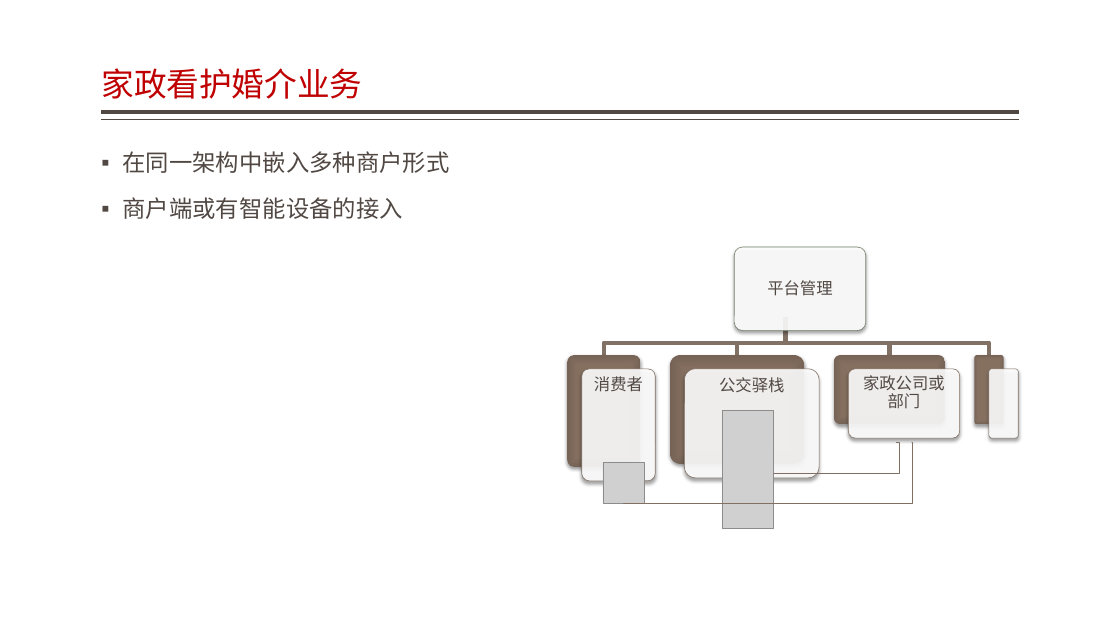
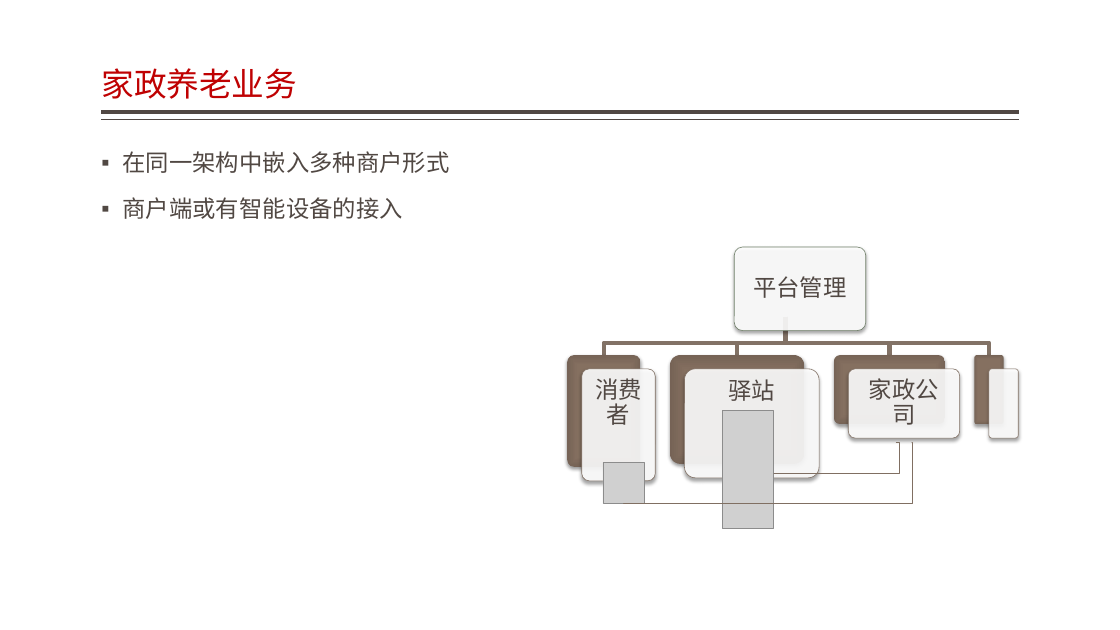
Before and after one commit to jzgi/chainsmart, a slide deck: slide 31 of Docs/品链应用参考设计.pptx. Drawn at 1120x630 pixels with LibreOffice and Linux fonts; fonts in the diff are those of the drawing; grey boxes stand for pictures. Boxes give left, top, right and bottom in pixels: in the first picture for what was removed or moved away, otherwise in the second. Text is boxed around its words. In the diff, an @@ line names an element or a change of style, - is before the commit and + after.

```diff
--- a/Docs/品链应用参考设计.pptx
+++ b/Docs/品链应用参考设计.pptx
@@ title at <box>101,68,297,99</box>: text changed @@
-家政看护婚介业务
+家政养老业务
@@ text "平台管理" at <box>753,276,846,298</box>: size 14 to 20 pt; more space between paragraphs @@
@@ text "消费者" at <box>595,378,642,425</box>: size 14 to 20 pt; more space between paragraphs @@
@@ text at <box>728,379,775,401</box>: text changed; size 14 to 20 pt @@
-公交驿栈
+驿站
@@ text at <box>869,378,939,425</box>: text changed; size 14 to 20 pt @@
-家政公司或部门
+家政公司
```
Also in this commit, not shown: 7 other slides changed, 5 other files.
